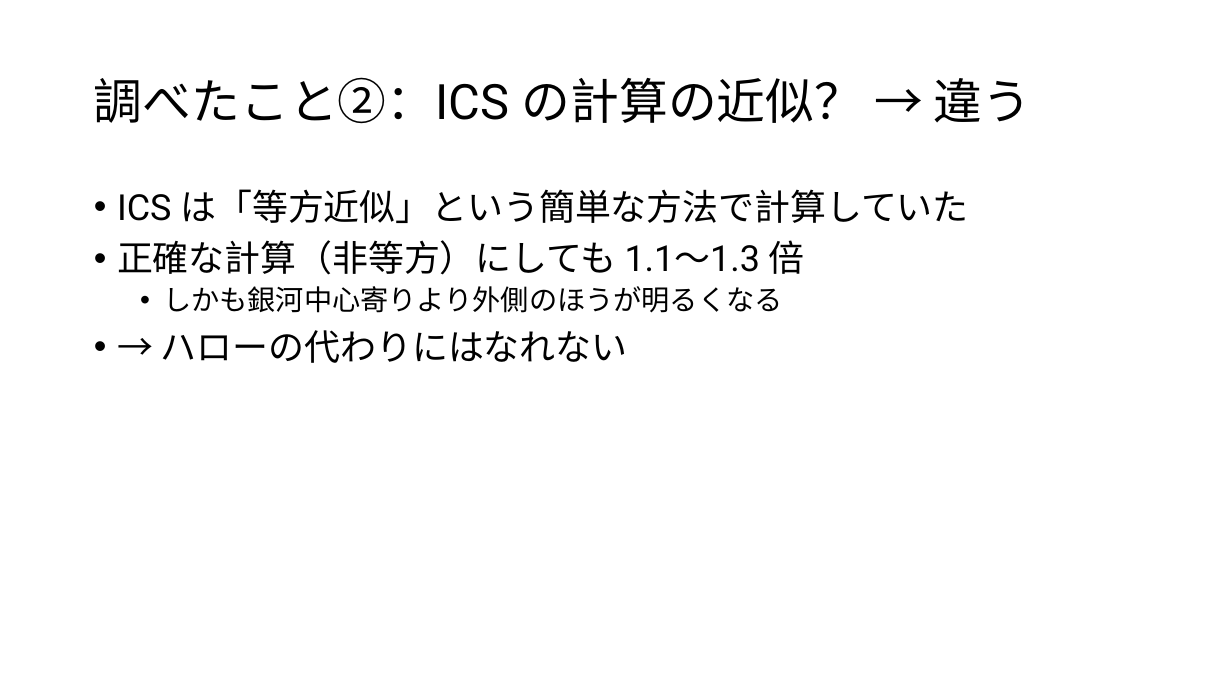
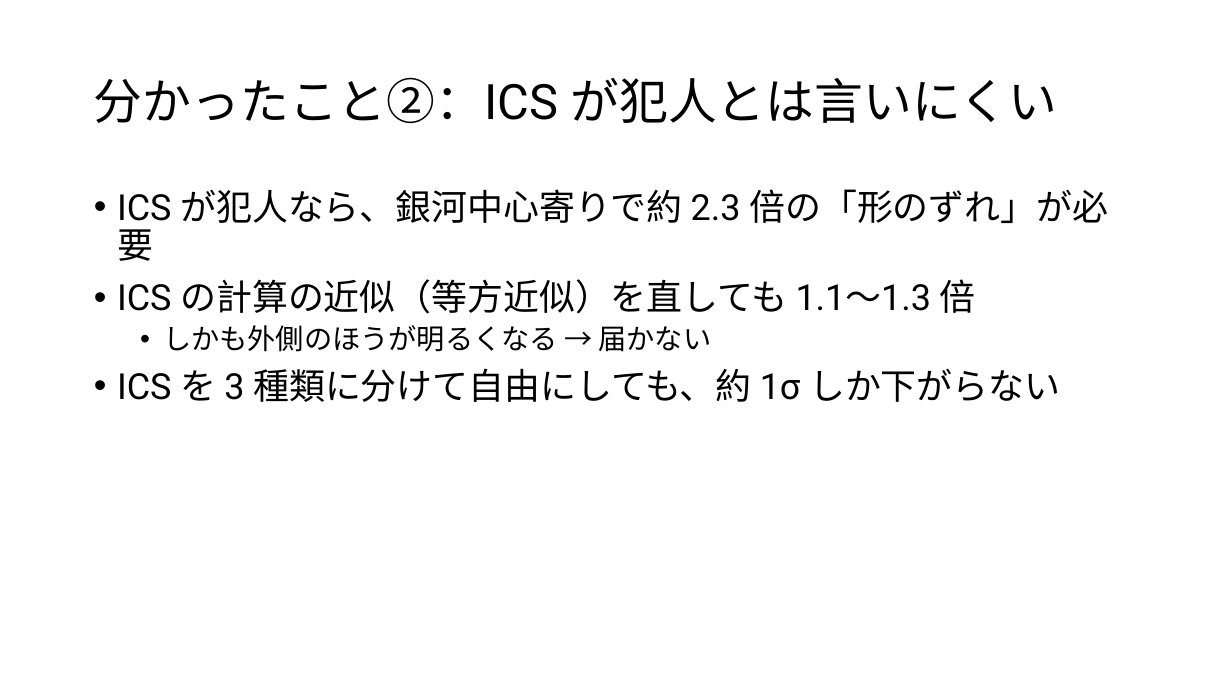
Before and after one commit to Mikann20041029/darkmatter-slides, a slide deck: slide 6 of slides/2026-10-02_研究進捗報告.pptx (slide 7 before the commit). Drawn at 1232x693 pixels with LibreOffice and Linux fonts; fonts in the diff are those of the drawing. Boxes give left, top, right and bottom in pixels: in the first picture for what was removed or moved away, otherwise in the second. Text is boxed around its words. In the diff, an @@ line names an element or a change of style, - is before the commit and + after.

```diff
--- a/slides/2026-10-02_研究進捗報告.pptx
+++ b/slides/2026-10-02_研究進捗報告.pptx
@@ title at [94, 77, 1058, 124]: text changed @@
-調べたこと②：ICS の計算の近似？ → 違う
+分かったこと②：ICS が犯人とは言いにくい
@@ text at [117, 189, 1108, 402]: text changed @@
-• ICS は「等方近似」という簡単な方法で計算していた
-• 正確な計算（非等方）にしても 1.1〜1.3 倍
-  • しかも銀河中心寄りより外側のほうが明るくなる
-• → ハローの代わりにはなれない
+• ICS が犯人なら、銀河中心寄りで約 2.3 倍の「形のずれ」が必要
+• ICS の計算の近似（等方近似）を直しても 1.1〜1.3 倍
+  • しかも外側のほうが明るくなる → 届かない
+• ICS を 3 種類に分けて自由にしても、約 1σ しか下がらない
```
Also in this commit, not shown: 10 other slides changed, 5 slides added, 2 slides removed, 6 other files.
